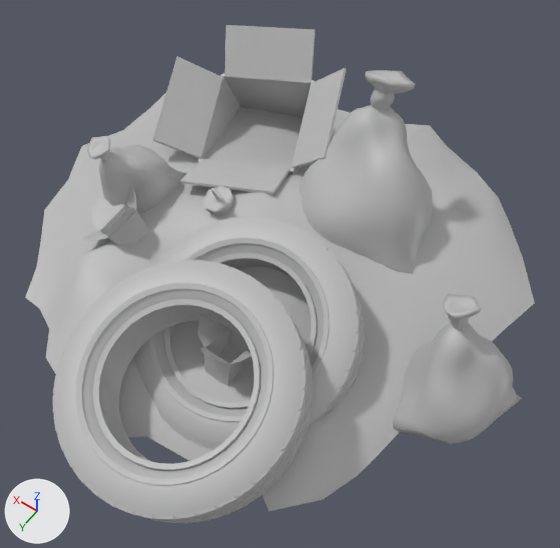
The FBX model Assets/Art_Assets/Streets/M_StreetDecor_02/SM_Trash.fbx, before and after one commit.
Camera for both pictures: a 50 mm camera at (-1.28, 1.67, 2.49) aimed at (-0.21, 0.17, 0.15). The lights are fixed; the arrows at lower left show +X, +Y and +Z. Where no turn or scale is listed for an object, it has been applied to the vertices.

Script lines for the objects in view, before the commit:
```python
me_mesh = bpy.data.meshes.new('Mesh')
me_mesh.from_pydata(...)  # 6660 vertices, 6611 faces; spans x -1.19..1.05, y -1.07..1.23, z -0.19..0.74
# faces by material slot: [3200, 1926, 1485]
me_mesh.materials.append(mat_lambert8)  # grey #bcbcbc
me_mesh.materials.append(mat_lambert1)  # grey #bcbcbc
me_mesh.materials.append(mat_lambert7)  # grey #bcbcbc
ob_sm_trash = bpy.data.objects.new('SM_Trash', me_mesh)
ob_sm_trash.location = (0.0, 0.0, 0.0)
```
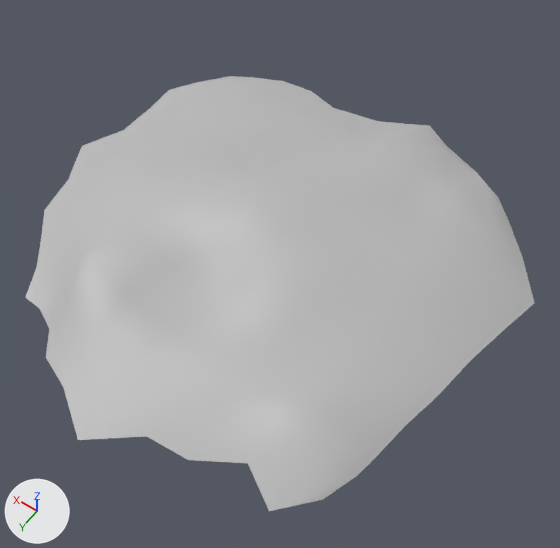
Location of each change, (x1, y1, x2, y2) in pixels of the pictures (560 x 548 px):
'SM_Trash', reshaped (13% shorter)
    before: (25, 25, 534, 523)
    after: (25, 76, 534, 511)
part 1 of me_mesh, deleted
    before: (53, 25, 522, 523)

What the commit changed:
me_mesh is used by ob_sm_trash; location (0.0, 0.0, 0.0).
me_mesh had 6660 vertices, 6611 faces and spanned x -1.19..1.05, y -1.07..1.23, z -0.19..0.74.
me_mesh no longer uses material mat_lambert8 (grey #bcbcbc).
me_mesh now has 121 vertices, 100 faces and spans x -1.05..1.05, y -1.07..1.09, z 0.0..0.31.
me_mesh part 1: 26 loose pieces with 6539 vertices, spanning x -1.19..0.69, y -0.75..1.23, z -0.19..0.74, are deleted.
me_mesh no longer uses material mat_lambert7 (grey #bcbcbc).
